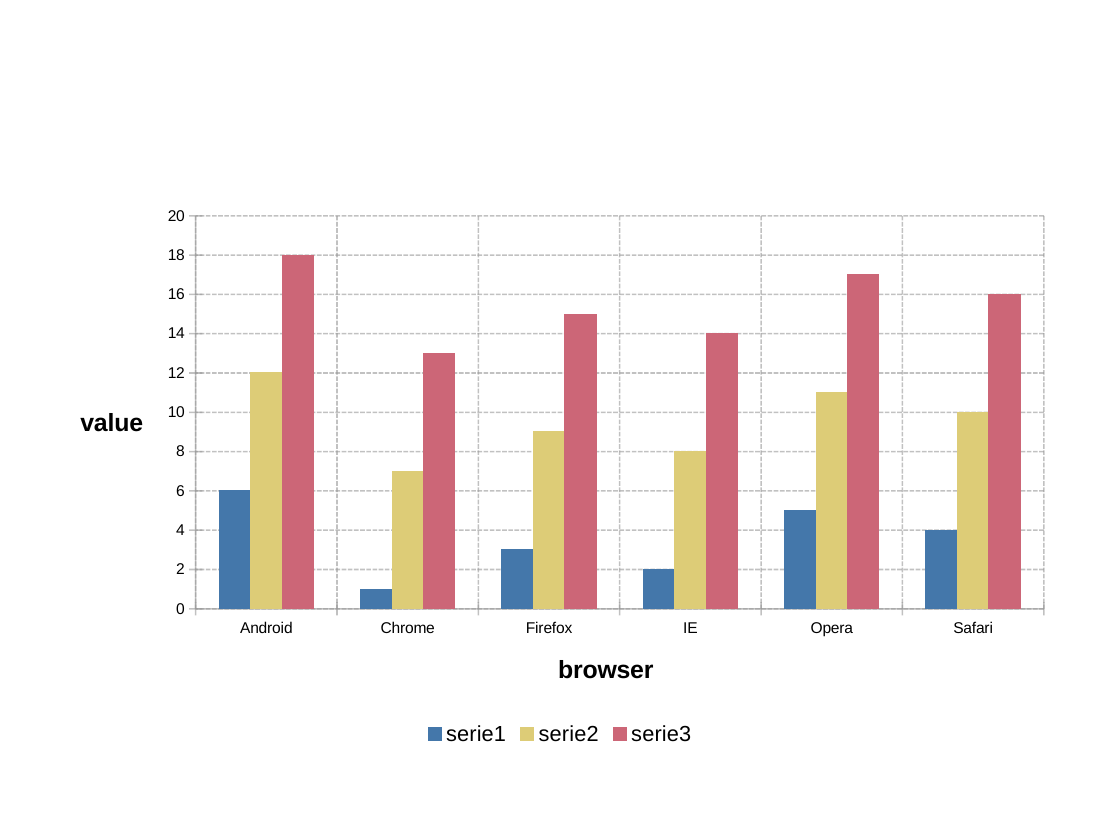
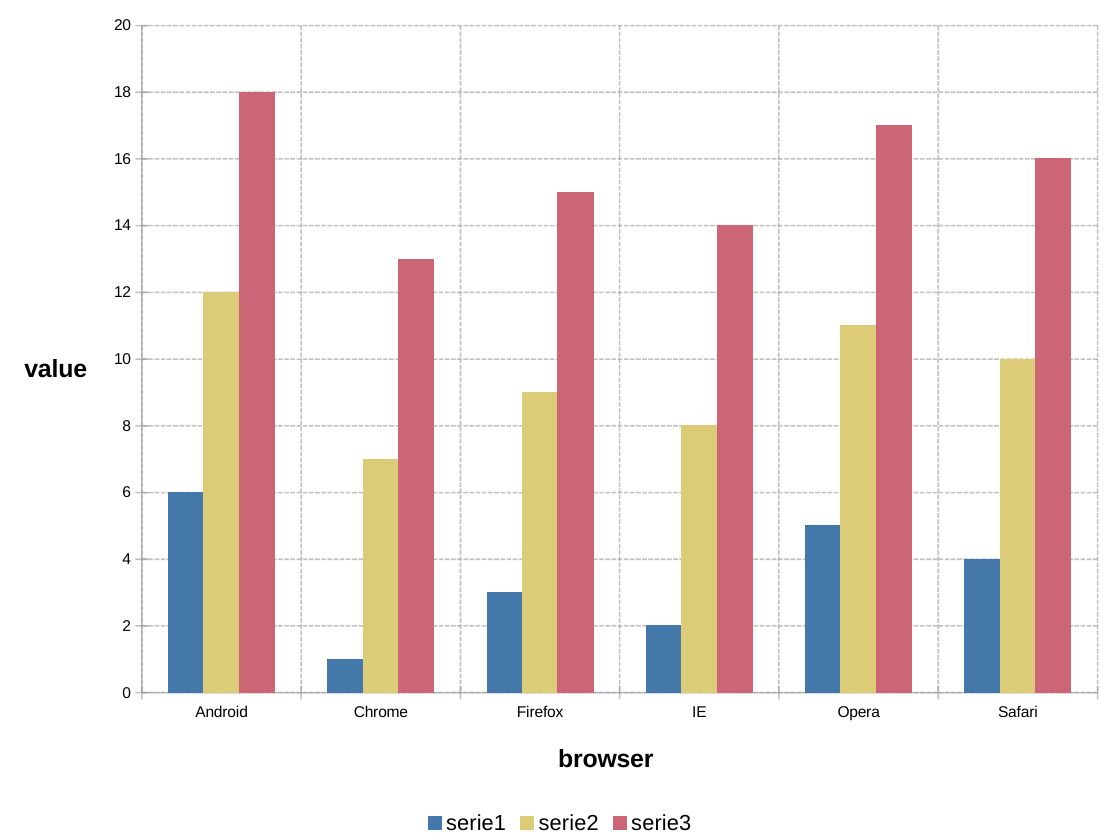
Before and after one commit to ardata-fr/mschart, a slide deck: slide 1 of docs/articles/assets/pptx/barchart_01_stacked.pptx. Drawn at 1120x840 pixels with LibreOffice and Linux fonts; fonts in the diff are those of the drawing. Boxes give left, top, right and bottom in pixels: in the first picture for what was removed or moved away, otherwise in the second. Text is boxed around its words. In the diff, an @@ line names an element or a change of style, - is before the commit and + after.

```diff
--- a/docs/articles/assets/pptx/barchart_01_stacked.pptx
+++ b/docs/articles/assets/pptx/barchart_01_stacked.pptx
@@ column chart: place and size @@
-column chart at [56,196,1064,750]
+column chart at [0,0,1120,840]
```
Also in this commit, not shown: 57 other files.
